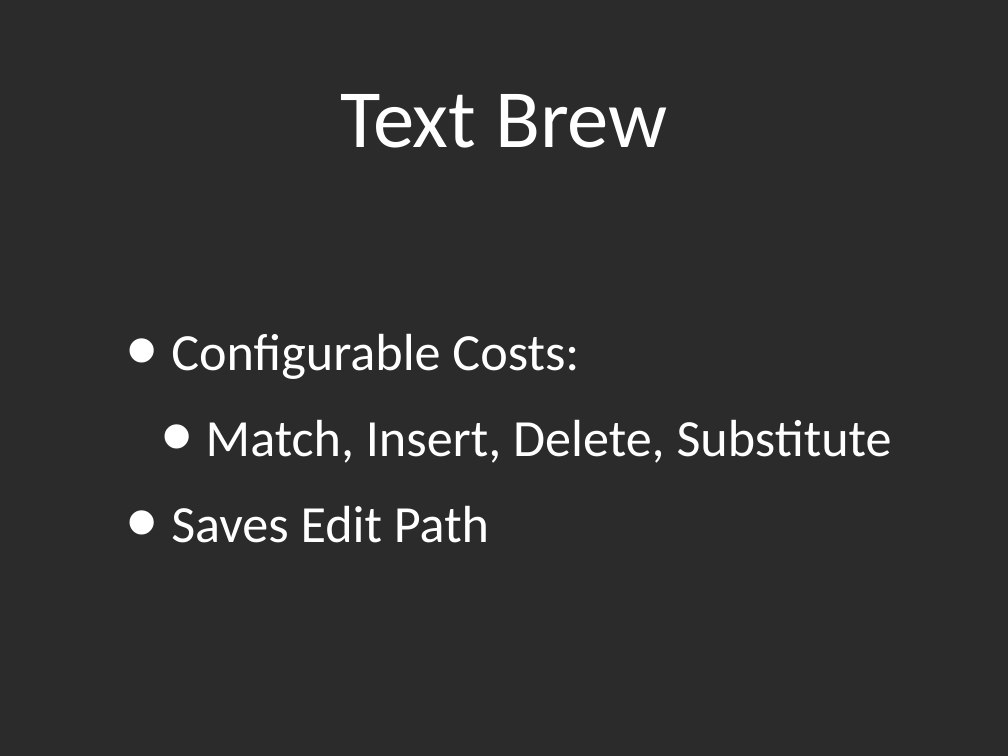
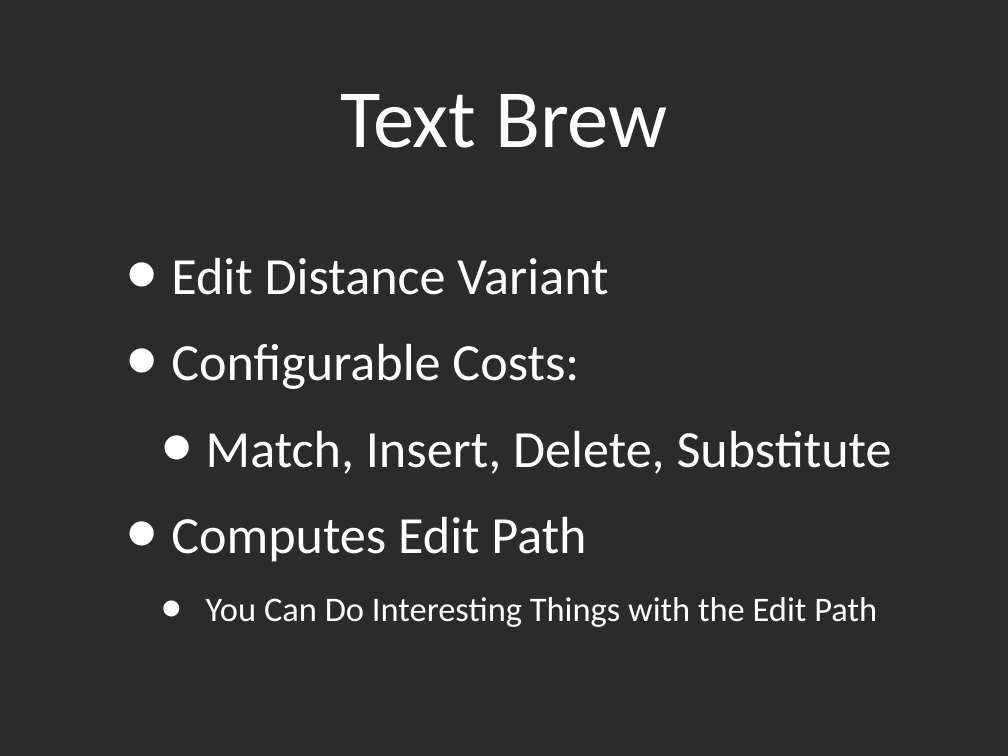
Before and after one commit to kyleburton/fuzzy-string, a slide deck: slide 42 of fuzzy-matching.ppt (slide 35 before the commit). Drawn at 1008x756 pixels with LibreOffice and Linux fonts; fonts in the diff are those of the drawing; background and template pictures are left out; a plain dark background stands for a picture behind light text. Boxes give left, top, right and bottom in pixels: in the first picture for what was removed or moved away, otherwise in the second. Text is boxed around its words. In the diff, an @@ line names an element or a change of style, - is before the commit and + after.

```diff
--- a/fuzzy-matching.ppt
+++ b/fuzzy-matching.ppt
@@ text at box(171, 257, 608, 295): paragraph added @@
+• Edit Distance Variant
@@ text at box(171, 516, 877, 627): text changed; size 53 to 35 pt @@
-• Saves Edit Path
+• Computes Edit Path
+  • You Can Do Interesting Things with the Edit Path
```
Also in this commit, not shown: 35 other slides changed, 7 slides added, 2 slides removed, 3 other files.
